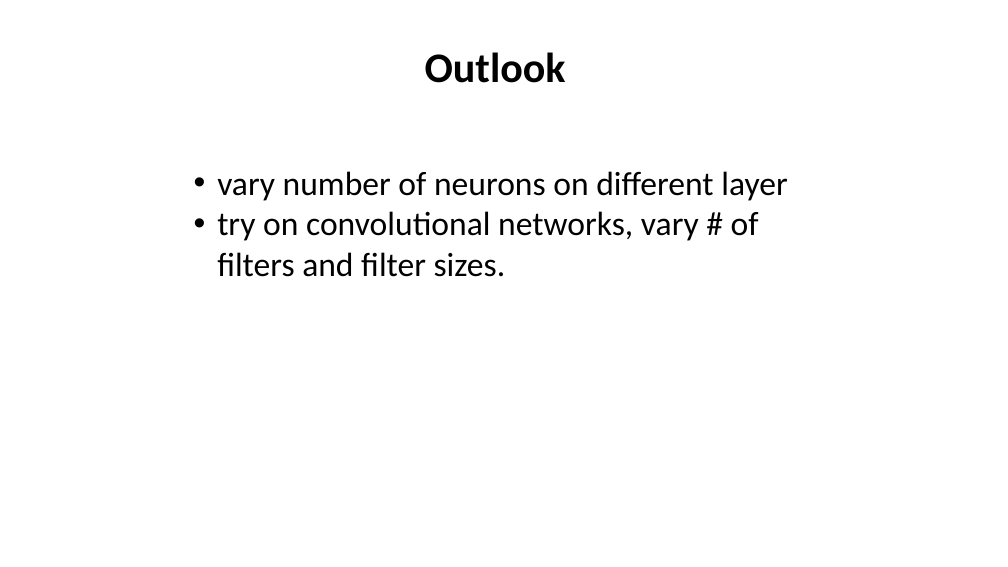
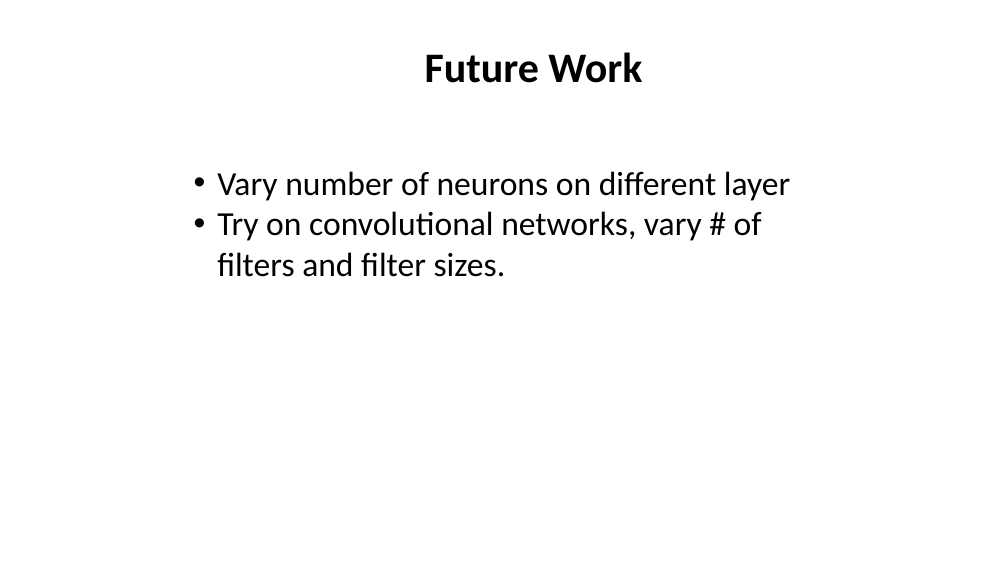
Before and after one commit to cjmasini/football_predictor, a slide deck: slide 9 of Presentation.pptx (slide 5 before the commit). Drawn at 1008x567 pixels with LibreOffice and Linux fonts; fonts in the diff are those of the drawing. Boxes give left, top, right and bottom in pixels: in the first picture for what was removed or moved away, otherwise in the second. Text is boxed around its words. In the diff, an @@ line names an element or a change of style, - is before the commit and + after.

Commit message:
Work on the powerpoint presentation

```diff
--- a/Presentation.pptx
+++ b/Presentation.pptx
@@ text at (425,52,642,83): text changed @@
-Outlook
+Future Work
@@ text at (217,171,790,277): text changed @@
-• vary number of neurons on different layer
-• try on convolutional networks, vary # of filters and filter sizes.
+• Vary number of neurons on different layer
+• Try on convolutional networks, vary # of filters and filter sizes.
```
Also in this commit, not shown: 1 other slide changed, 4 slides added, 1 other file.
